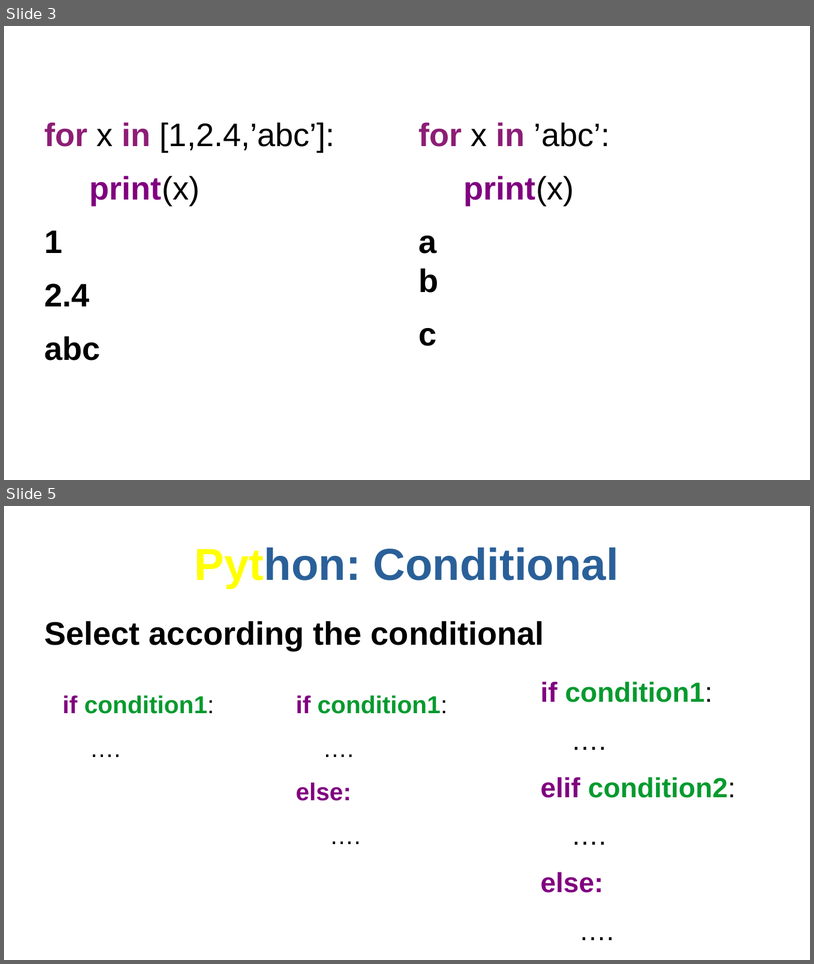
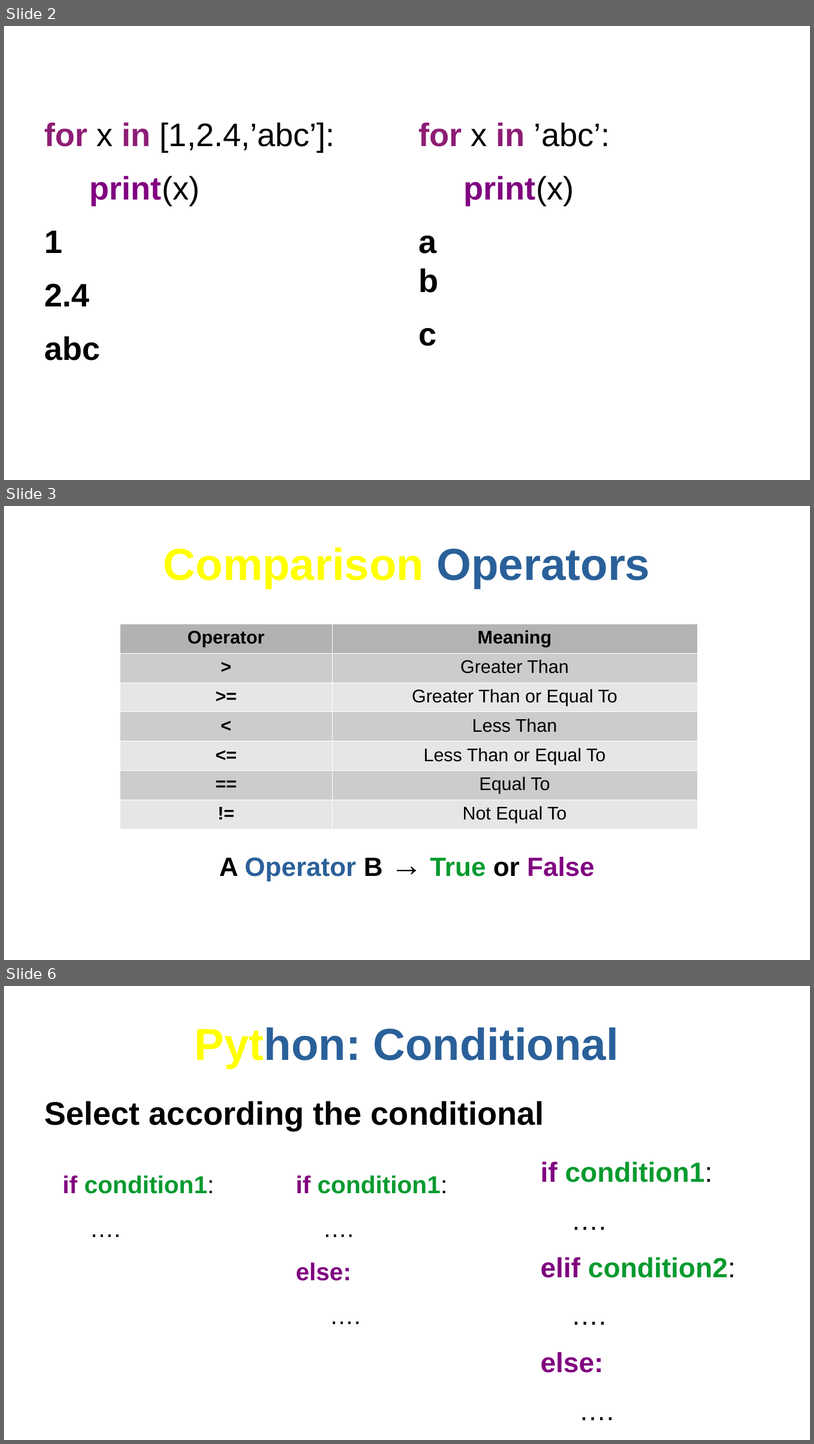
Before and after one commit to AndyDanian/chempyI, a slide deck: presentations/m1/c2.odp. Shown one above the other, each under a label of ours: slides 3 and 5 before the commit, slides 2, 3 and 6 after it; the slides between them are not shown. The pictures are 814x964 and 814x1444 pixels, drawn with LibreOffice and Linux fonts; fonts in the diff are those of the drawing. Boxes give left, top, right and bottom in pixels: in the first picture for what was removed or moved away, otherwise in the second. Text is boxed around its words. In the diff, an @@ line names an element or a change of style, - is before the commit and + after.

```diff
--- a/presentations/m1/c2.odp
+++ b/presentations/m1/c2.odp
@@ slide 3 added at [4,506,810,960], background #FFFFFF @@
@@ title added at [164,547,651,588], 44 pt, text #FFFF00, bold @@
+Comparison Operators
@@ table added at [120,624,698,825], 7 rows, 2 columns @@
+Operator | Meaning
+> | Greater Than
+>= | Greater Than or Equal To
+< | Less Than
+<= | Less Than or Equal To
+== | Equal To
+!= | Not Equal To
@@ title added at [219,856,594,881], 26 pt, text #2A6099, bold @@
+A Operator B → True or False
@@ what was slide 3 is now slide 2 @@
@@ what was slide 5 is now slide 6 @@
```
Also in this commit, not shown: 2 slides changed, 1 other slide added, 1 slide removed, 2 other files.
